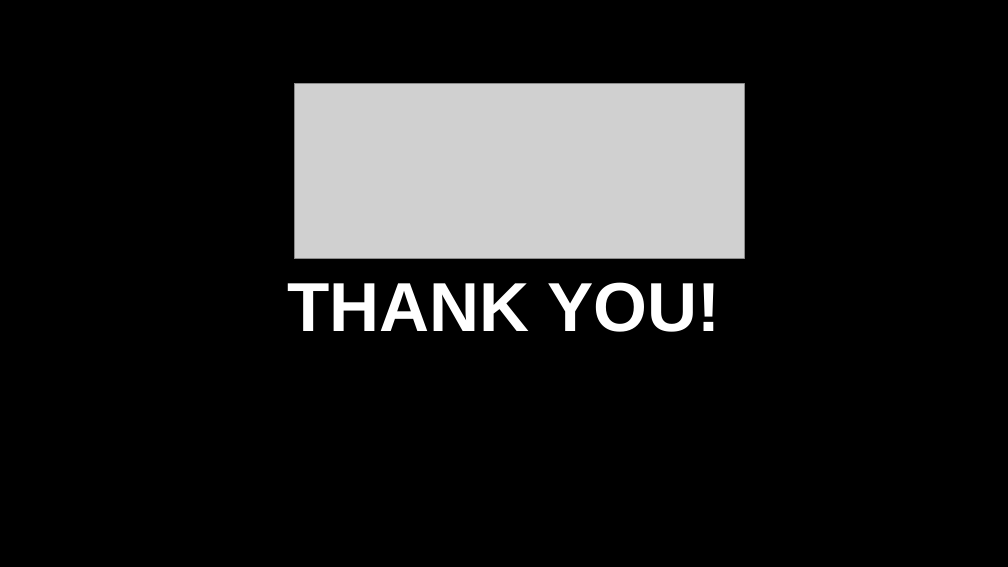
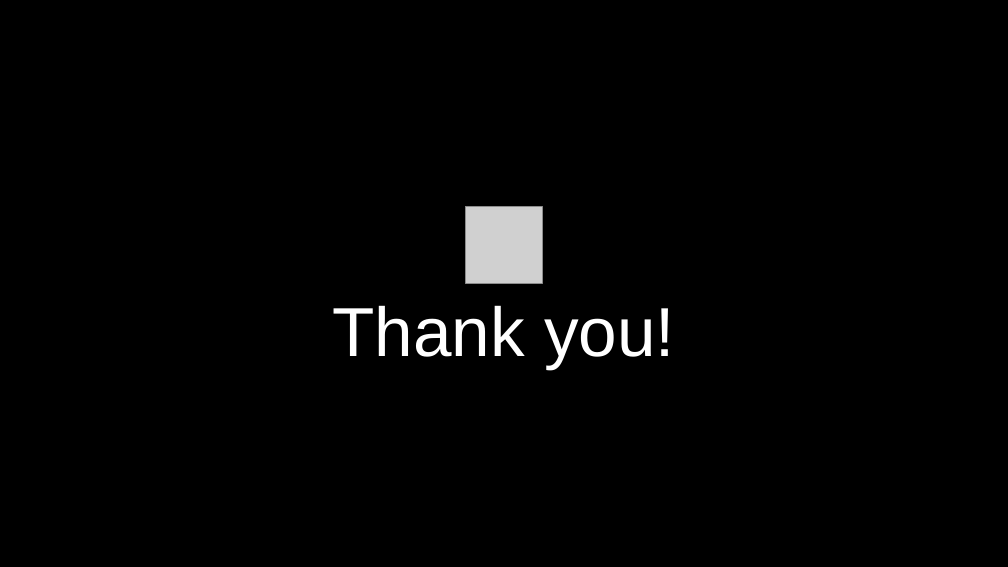
Before and after one commit to aleptra/front, a slide deck: slide 18 of _front.pptx (slide 26 before the commit). Drawn at 1008x567 pixels with LibreOffice and Linux fonts; fonts in the diff are those of the drawing; grey boxes stand for pictures. Boxes give left, top, right and bottom in pixels: in the first picture for what was removed or moved away, otherwise in the second. Text is boxed around its words. In the diff, an @@ line names an element or a change of style, - is before the commit and + after.

```diff
--- a/_front.pptx
+++ b/_front.pptx
@@ picture removed at (x1=294, y1=83, x2=744, y2=259) @@
@@ picture added at (x1=466, y1=207, x2=542, y2=284) @@
@@ text at (x1=333, y1=305, x2=675, y2=369): text changed; bold off @@
-THANK YOU!
+Thank you!
```
Also in this commit, not shown: 15 other slides changed, 8 slides removed.
